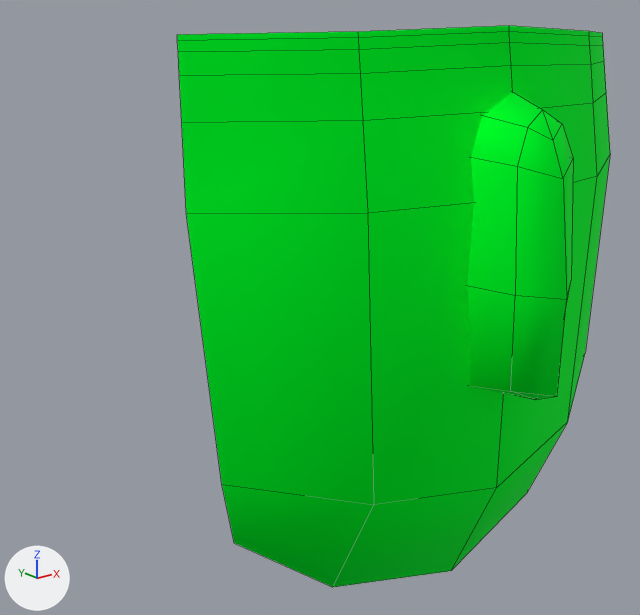
The FBX model Assets/Resources/mask/male4.fbx: old version first, new version second.
Both versions are drawn from a camera (50 mm lens) standing at (-0.23, -0.326, 0.839) and looking at (-0.004, -0.045, 0.726). Lighting does not change. The marker at lower left points along +X, +Y and +Z. Mesh edges are drawn as thin lines. Where no turn or scale is listed for an object, it has been applied to the vertices.

Names of what the first picture shows: 'common_people_male3'.
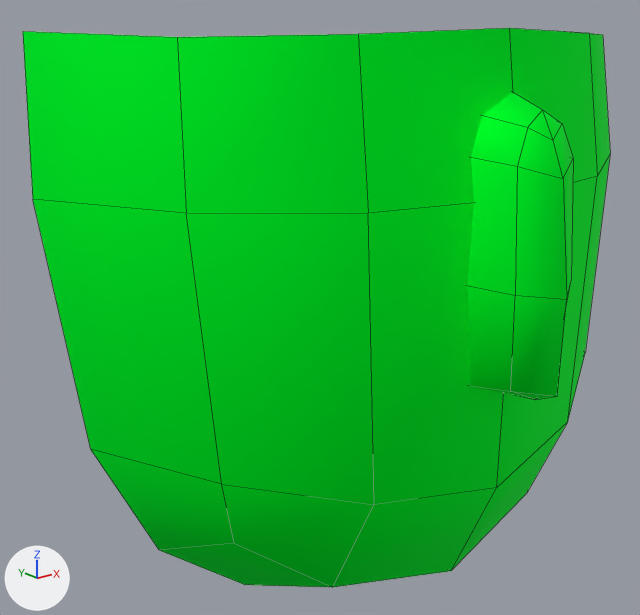
Pixel boxes [x1, y1, x2, y2] of what changed, in the pictures (640 x 615 px; the box of a moved part takes in the faces that stretch with it):
'common_people_male3', reshaped (35% wider)
    before: [177, 26, 610, 587]
    after: [23, 28, 610, 587]
part 1 of me_메쉬, moved or reshaped
    before: [177, 26, 610, 213]
    after: [23, 28, 610, 587]

Edits to the bpy script that builds the scene:
```text
Change me_메쉬:
    used by ob_common_people_male3; location = (0.0, 0.0, 0.0)
    remove me_메쉬.from_pydata(...)  # 66 vertices, 48 faces; spans x -0.103..0.103, y -0.165..0.057, z 0.585..0.84
    add me_메쉬.from_pydata(...)  # 55 vertices, 42 faces; spans x -0.131..0.131, y -0.165..-0.058, z 0.625..0.839
    me_메쉬 part 1
    22 vertices are removed from x -0.1..0.1, y -0.138..-0.031, z 0.585..0.84
    20 faces are deleted
    4 vertices move from x -0.101..0.101, y -0.126..-0.103, z 0.814..0.838 to x -0.131..0.131, y -0.126..-0.064, z 0.79..0.838
    12 vertices are added at x -0.127..0.127, y -0.135..-0.058, z 0.625..0.839
    14 new faces join them
```
